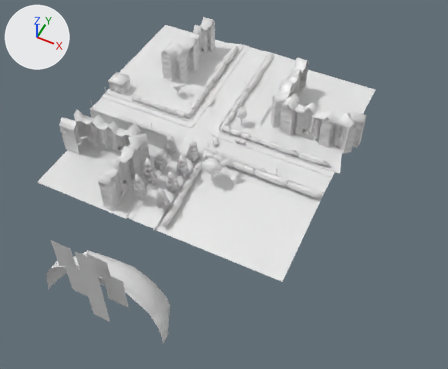
Before and after pictures for a commit that changed the FBX model Assets/Resources/3d/Street/Street.fbx.
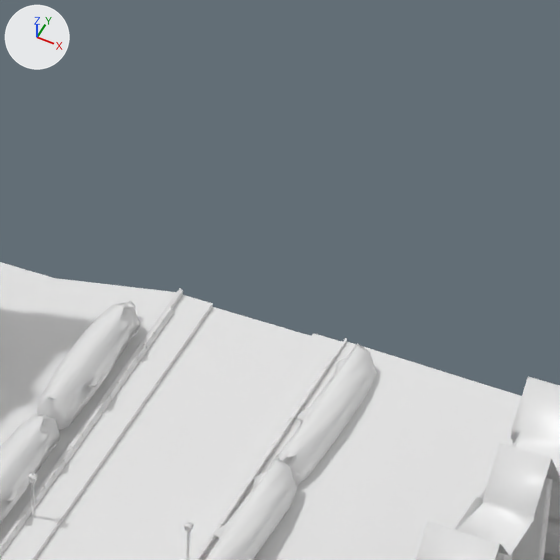
The first picture shows the older version from a camera (50 mm lens) standing at (94.0, -161.9, 178.5) and looking at (19.7, -13.2, -7.4). The close-ups show both versions on the part from 48% to 67% of the width and 0% to 23% of the height of that picture; other places that the commit changed are outside them. Arrows for +X, +Y and +Z are at upper left; the lights stay in place. Where no turn or scale is listed for an object, it has been applied to the vertices. Vertices at the same position are counted once.

In view in the first close-up: 'Apartment2-1', 'Cube.023', 'Cube.024', 'LongBush1-2', 'LongBush1-3', 'LongBush2-3', 'LongBush2-4', 'Plane.004'.
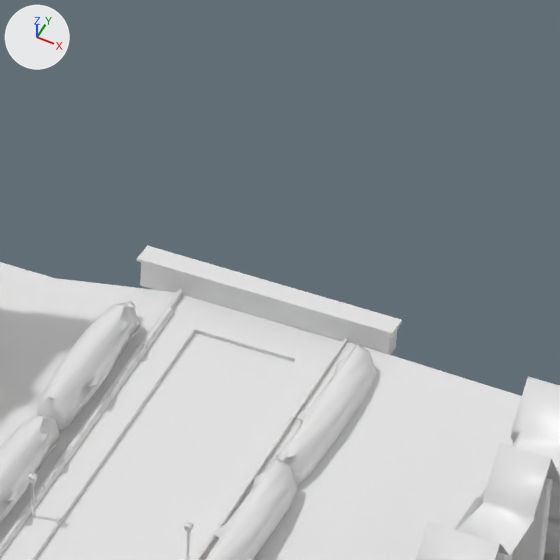
Where the newer file only moved an object's origin or applied its transform, the numbers keep the older frame.

Edits to the bpy script that builds the scene:
```text
Change me_plane_015:
    where me_plane_015.from_pydata(...)  # 161 vertices, 129 faces; spans x -49.0..60.8, y -45.0..60.1, z -8.5..5.1
    used by ob_plane_004; location = (0.0, 0.0, 0.0)
    verts and faces of me_plane_015; kept vertices keep their numbers, new ones are numbered from 161
    before: 4 (4.0, 60.1, 4.6) at pixel (313, 333), 5 (-3.7, 60.1, 4.6) at pixel (212, 303), 13 (6.4, 60.1, 4.6) at pixel (343, 342), 14 (-6.1, 60.1, 4.6) at pixel (182, 294), 43 (-3.7, 60.1, 4.3) at pixel (212, 306)
    before: 44 (4.0, 60.1, 4.3)
    me_plane_015 part 1
    add for i in [4, 5, 43]: verts[i] += (0.0, -3.0, -0.3)
    add verts[44] = (4.0, 57.2, 4.0)  # moved
    add faces += [(4, 5, 43, 44), (4, 13, 14, 5)]
Add me_plane_003:
    me_plane_003.from_pydata([(-9.4, 60.1, 4.3), (9.7, 60.1, 4.3), (-9.4, 60.1, 6.4), (9.7, 60.1, 6.4), (-9.4, 61.6, 4.3), (9.7, 61.6, 4.3), (-9.4, 61.6, 6.4), (9.7, 61.6, 6.4), (-9.7, 60.0, 6.4), (10.0, 60.0, 6.4), (-9.7, 61.7, 6.4), (10.0, 61.7, 6.4), (-9.7, 60.0, 6.6), (10.0, 60.0, 6.6), (-9.7, 61.7, 6.6), (10.0, 61.7, 6.6)], [], [(0, 1, 3, 2), (4, 6, 7, 5), (0, 4, 5, 1), (2, 6, 4, 0), (1, 5, 7, 3), (6, 2, 8, 10), (2, 3, 9, 8), (7, 6, 10, 11), (3, 7, 11, 9), (9, 11, 15, 13), (13, 15, 14, 12), (11, 10, 14, 15), (8, 9, 13, 12), (10, 8, 12, 14)])
    me_plane_003.materials.append(mat_colorswatch2_001)  # white #e7e7e7
Add ob_plane_010:
    ob_plane_010 = bpy.data.objects.new('Plane.010', me_plane_003)
    ob_plane_010.location = (0.0, 0.0, 0.0)
```

Where the change shows, as pixel boxes (x1, y1, x2, y2) in the close-ups (560 x 560 px):
'Plane.010', added: after (137, 246, 402, 355)
part 1 of me_plane_015, built on: (0, 295, 342, 560) in both
